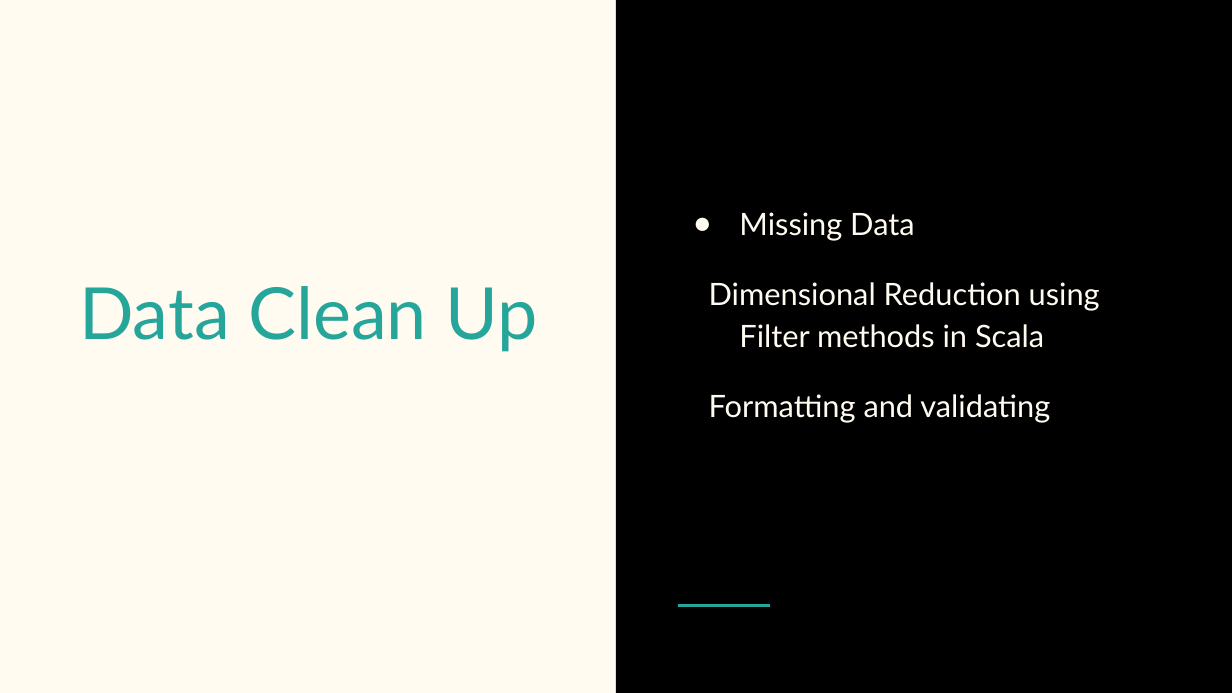
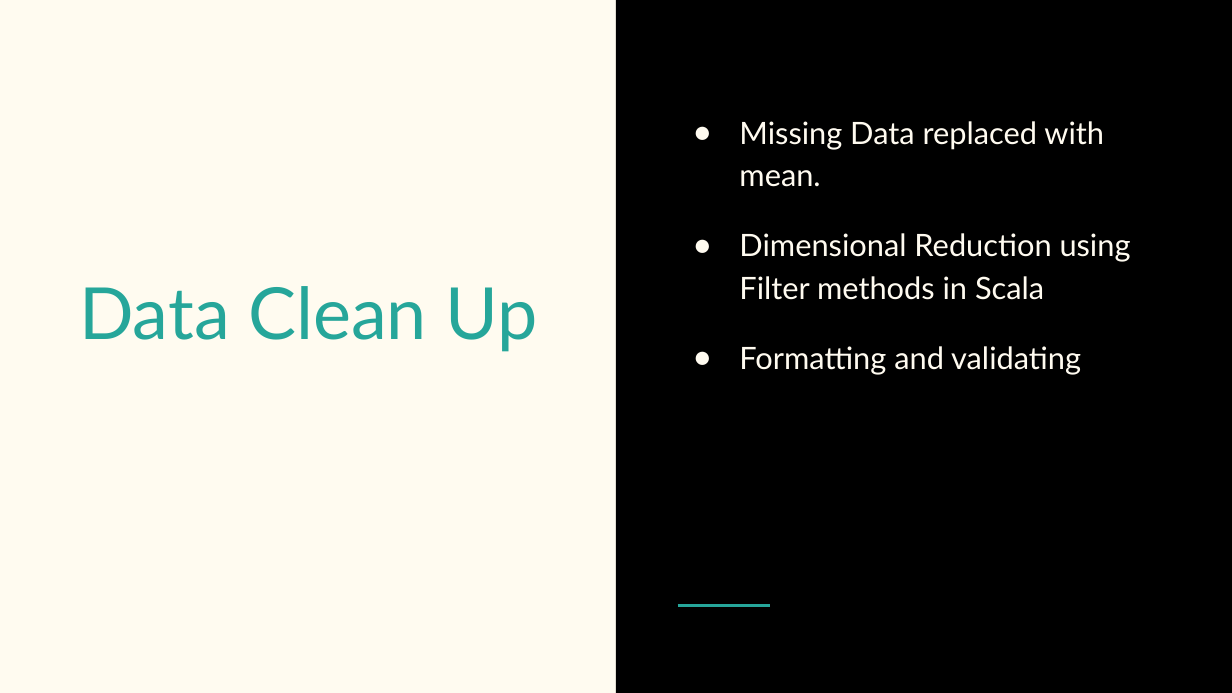
Before and after one commit to yingy4/CSYE7200-Fall2017, a slide deck: slide 5 of Insurance Risk Analysis Team 8.pptx. Drawn at 1232x693 pixels with LibreOffice and Linux fonts; fonts in the diff are those of the drawing. Boxes give left, top, right and bottom in pixels: in the first picture for what was removed or moved away, otherwise in the second. Text is boxed around its words. In the diff, an @@ line names an element or a change of style, - is before the commit and + after.

```diff
--- a/Insurance Risk Analysis Team 8.pptx
+++ b/Insurance Risk Analysis Team 8.pptx
@@ text at [739,121,1104,187]: text changed @@
-● Missing Data
+● Missing Data replaced with mean.
@@ text at [739,233,1131,375]: bullet none to ● @@
```
Also in this commit, not shown: 3 other slides changed.
